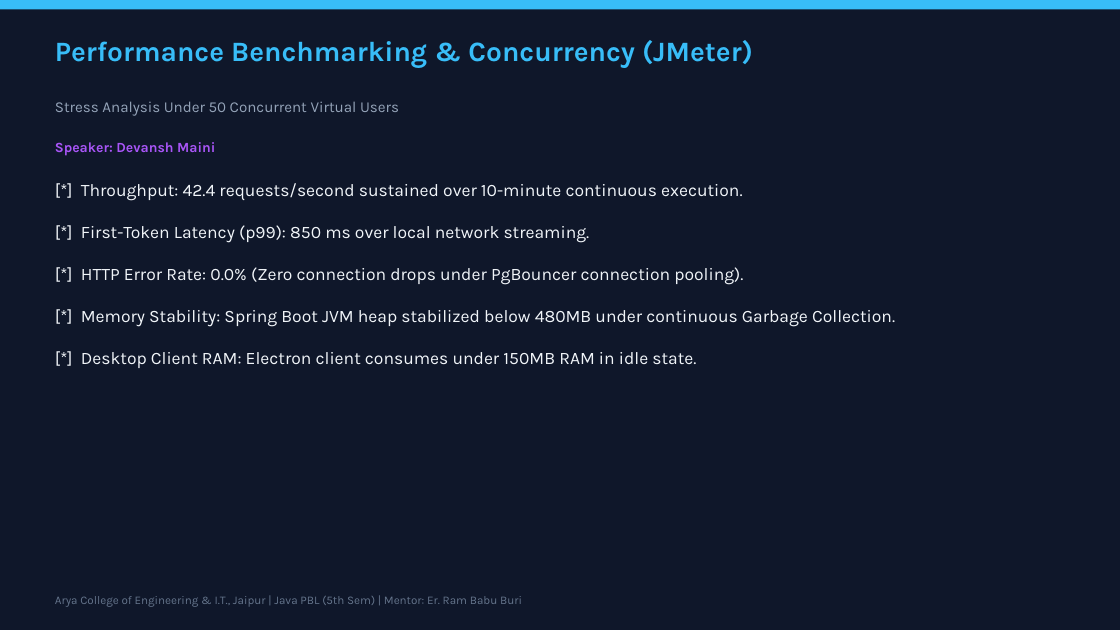
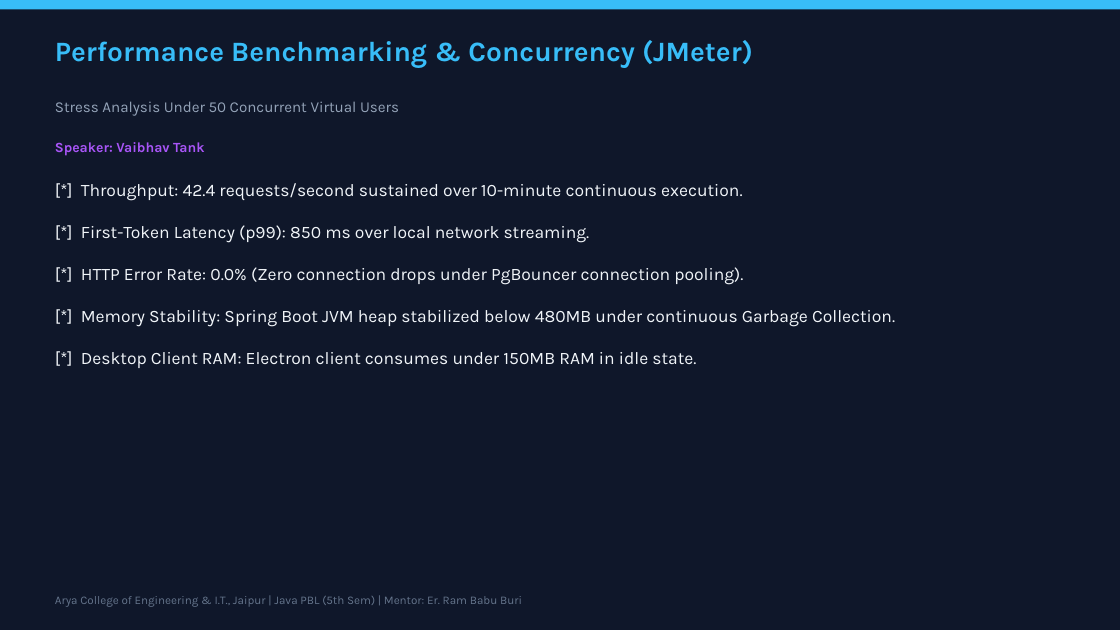
Before and after one commit to shauryadixit005-lab/RAG_Project, a slide deck: slide 11 of submission_reports/DocuQuery_AI_Presentation.pptx. Drawn at 1120x630 pixels with LibreOffice and Linux fonts; fonts in the diff are those of the drawing. Boxes give left, top, right and bottom in pixels: in the first picture for what was removed or moved away, otherwise in the second. Text is boxed around its words. In the diff, an @@ line names an element or a change of style, - is before the commit and + after.

```diff
--- a/submission_reports/DocuQuery_AI_Presentation.pptx
+++ b/submission_reports/DocuQuery_AI_Presentation.pptx
@@ text at (55, 142, 204, 156): text changed @@
-Speaker: Devansh Maini
+Speaker: Vaibhav Tank
```
Also in this commit, not shown: 14 other slides changed, 21 other files.
